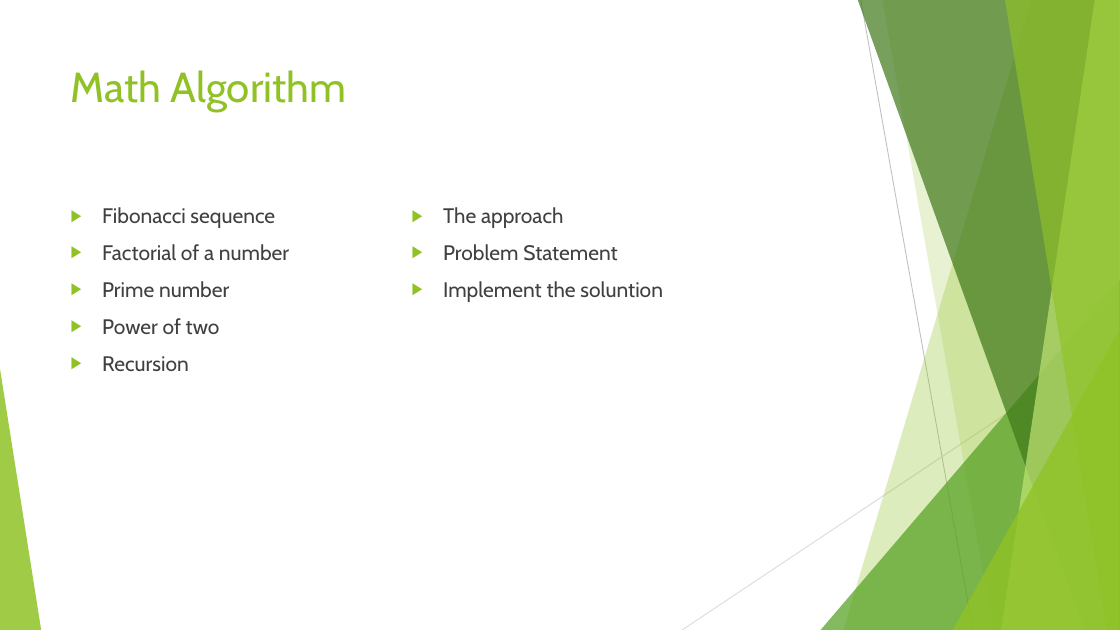
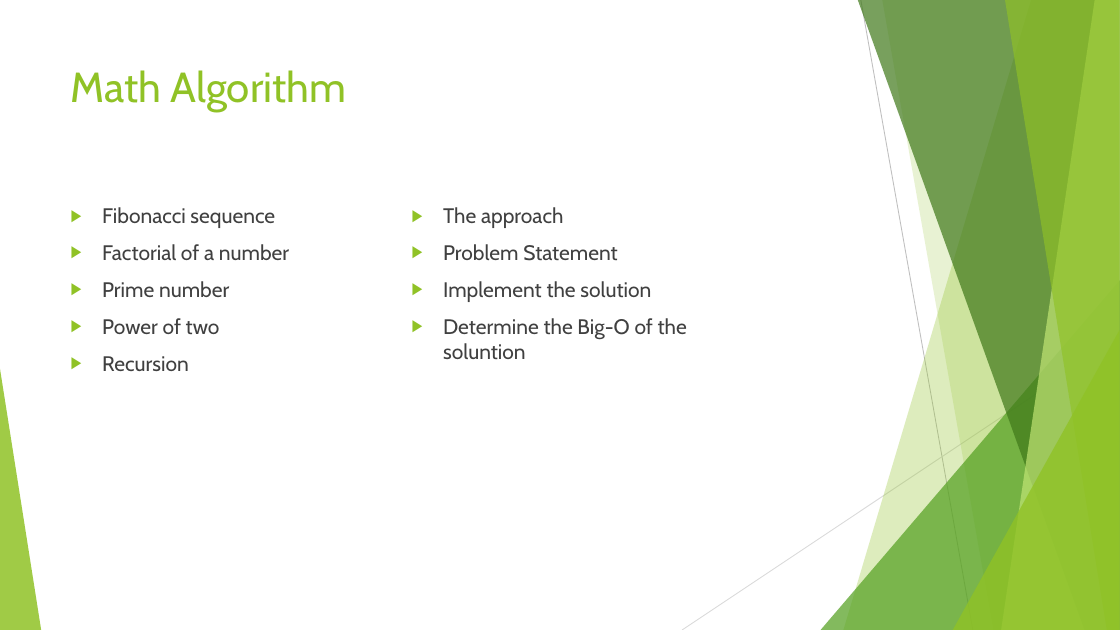
Before and after one commit to divyaparyani67/DSA, a slide deck: slide 18 of DSA- Learning.pptx. Drawn at 1120x630 pixels with LibreOffice and Linux fonts; fonts in the diff are those of the drawing. Boxes give left, top, right and bottom in pixels: in the first picture for what was removed or moved away, otherwise in the second. Text is boxed around its words. In the diff, an @@ line names an element or a change of style, - is before the commit and + after.

```diff
--- a/DSA- Learning.pptx
+++ b/DSA- Learning.pptx
@@ text at (443,281,687,359): text changed @@
-▶ Implement the soluntion
+▶ Implement the solution
+▶ Determine the Big-O of the soluntion
```
Also in this commit, not shown: 1 slide added, 1 slide removed, 2 other files.
